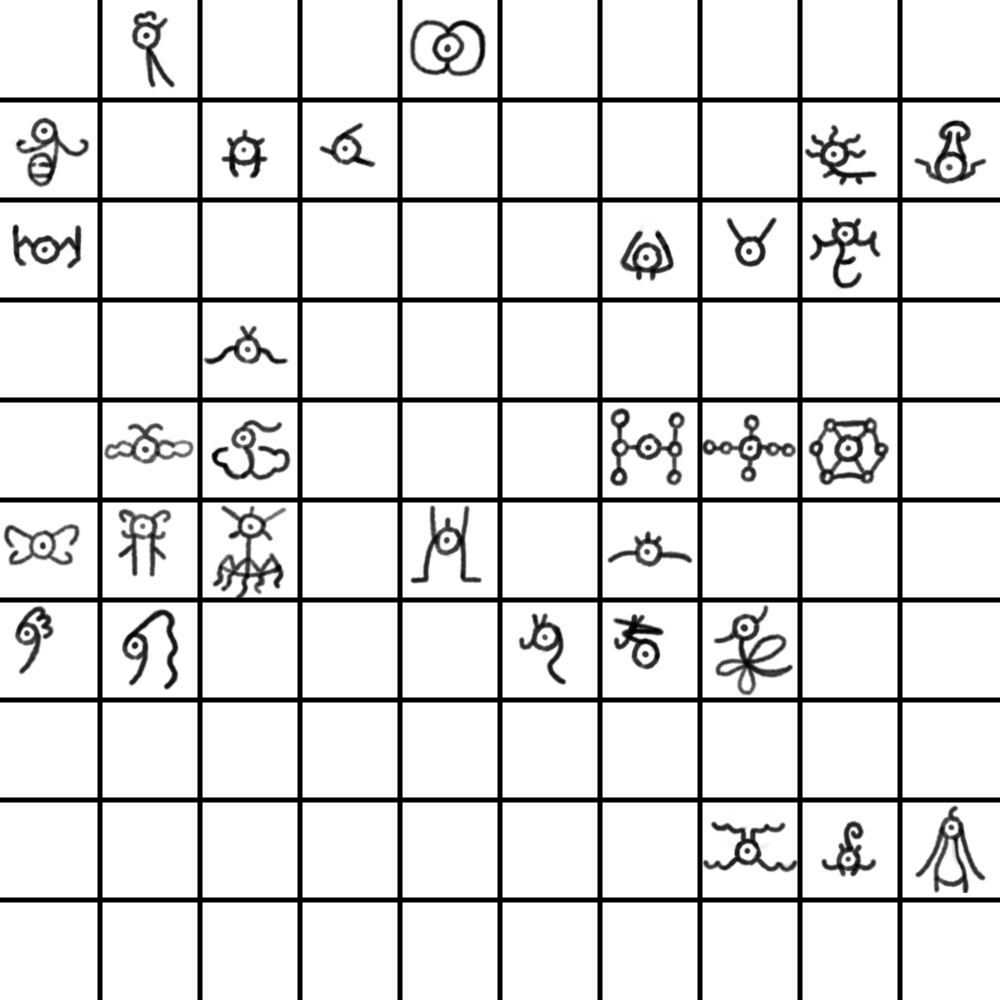
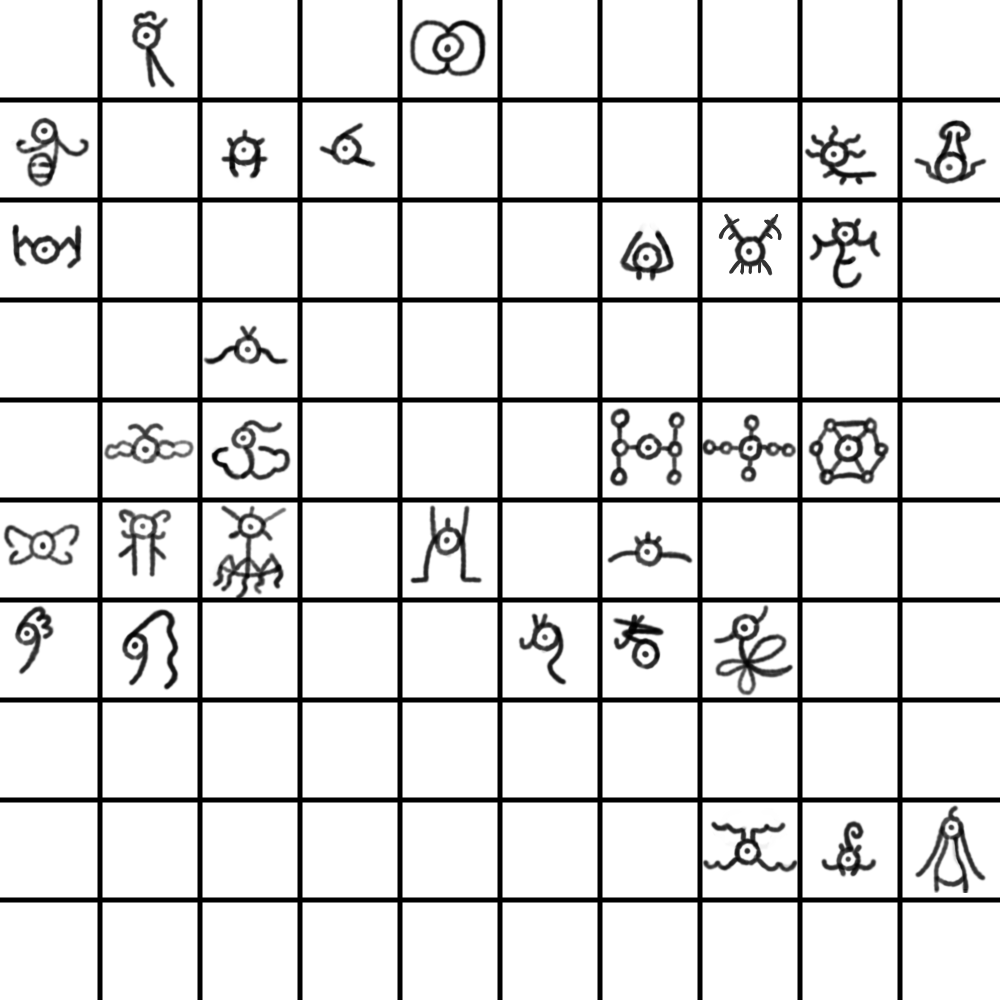
Layers edited between the first and the second (1000, 1000) image:
painted on "Paint Layer 1" over [718, 213, 782, 276]
